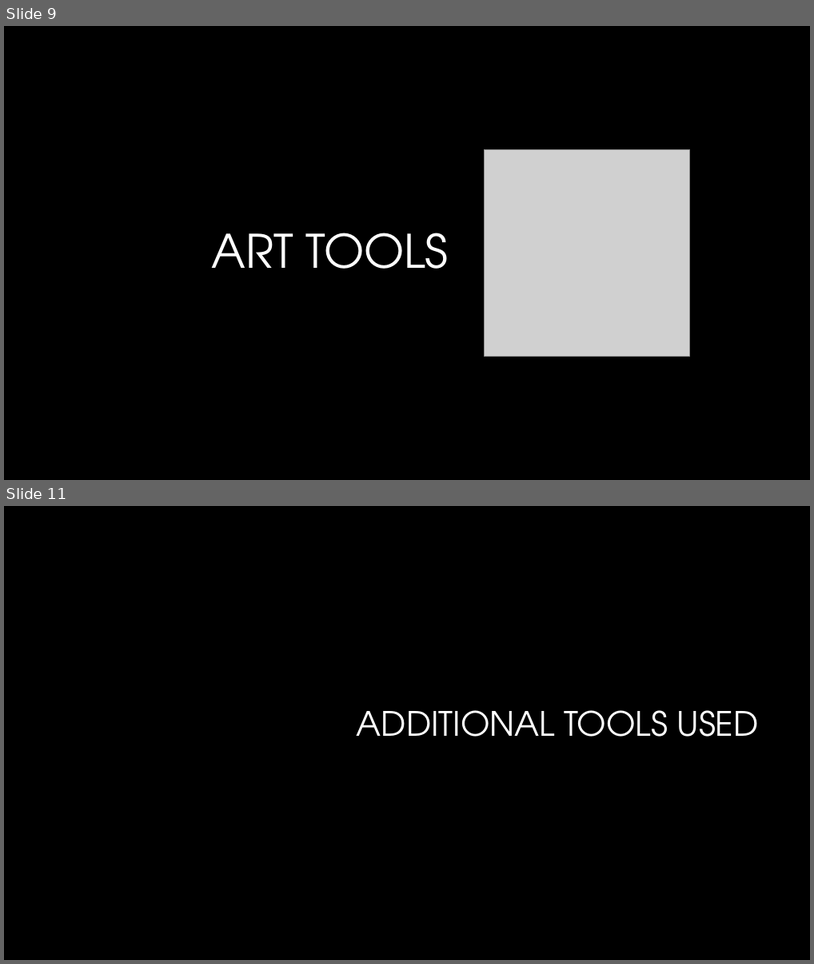
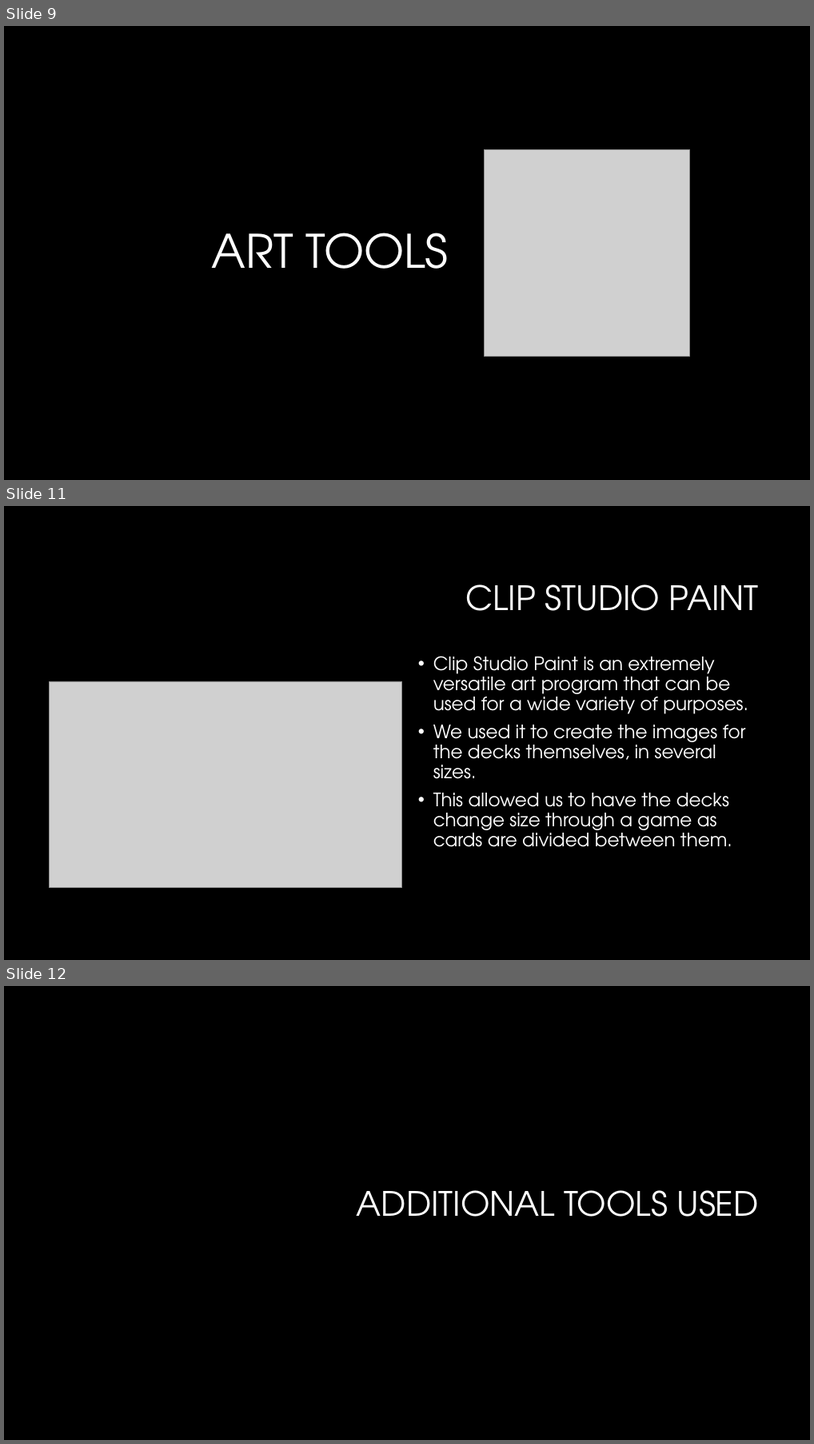
Before and after one commit to rodu4835/Heroku_App_Deployment, a slide deck: CSPB 3308 - Presentation PPT.pptx. Shown one above the other, each under a label of ours: slides 9 and 11 before the commit, slides 9, 11 and 12 after it; the slides between them are not shown. The pictures are 814x964 and 814x1444 pixels, drawn with LibreOffice and Linux fonts; fonts in the diff are those of the drawing; grey boxes stand for pictures; background and template pictures are left out. Boxes give left, top, right and bottom in pixels: in the first picture for what was removed or moved away, otherwise in the second. Text is boxed around its words. In the diff, an @@ line names an element or a change of style, - is before the commit and + after.

Commit message:
Added slides on art programs.

```diff
--- a/CSPB 3308 - Presentation PPT.pptx
+++ b/CSPB 3308 - Presentation PPT.pptx
@@ slide 11 added at bbox=[4, 506, 810, 960], background #000000 @@
@@ title added at bbox=[466, 584, 759, 611], 40 pt, text #FFFFFF @@
+CLIP STUDIO PAINT
@@ text added at bbox=[434, 656, 749, 847], 22 pt, text #FFFFFF @@
+• Clip Studio Paint is an extremely versatile art program that can be used for a wide variety of purposes.
+• We used it to create the images for the decks themselves, in several sizes.
+• This allowed us to have the decks change size through a game as cards are divided between them.
@@ picture added at bbox=[50, 681, 402, 888] @@
@@ what was slide 11 is now slide 12 @@
```
Also in this commit, not shown: 1 other slide added, 1 slide removed.
